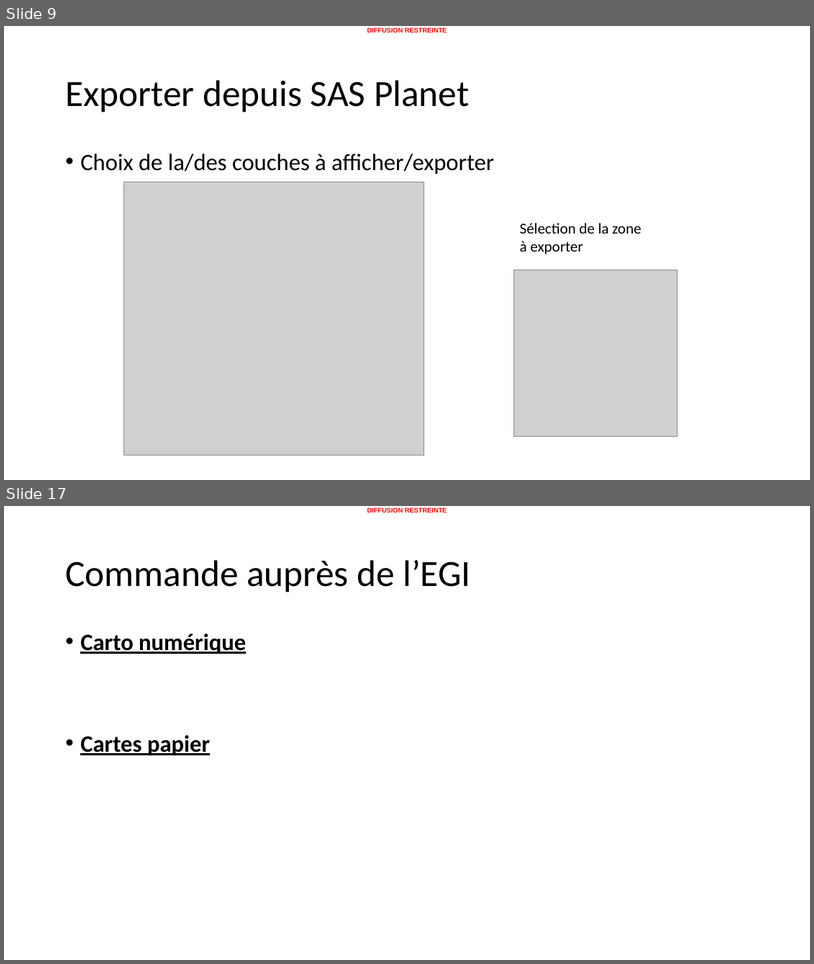
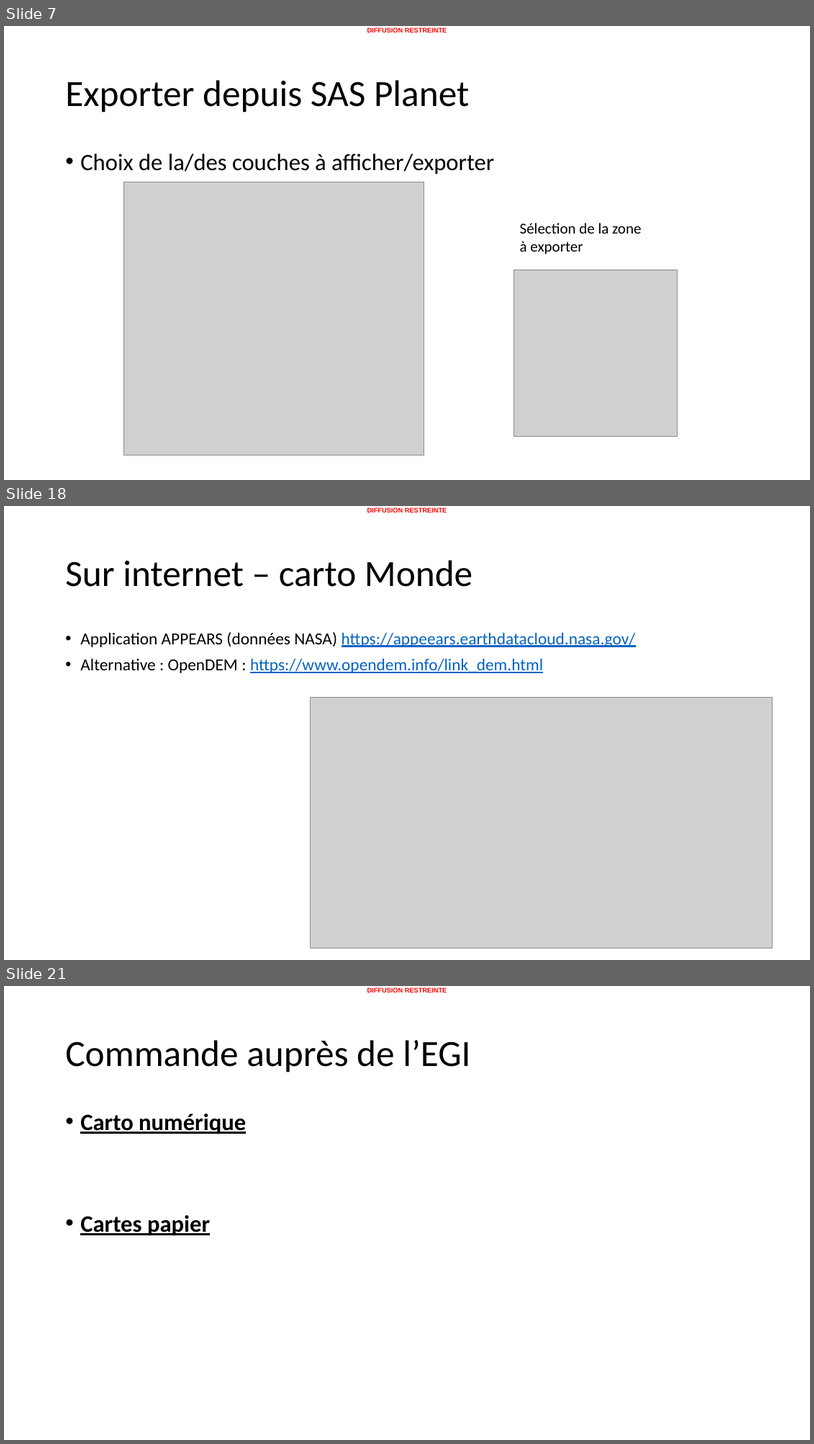
Before and after one commit to 20100dbg/OutilsGeo, a slide deck: cours/Guide - obtenir des cartes.pptx. Shown one above the other, each under a label of ours: slides 9 and 17 before the commit, slides 7, 18 and 21 after it; the slides between them are not shown. The pictures are 814x964 and 814x1444 pixels, drawn with LibreOffice and Linux fonts; fonts in the diff are those of the drawing; grey boxes stand for pictures; background and template pictures are left out. Boxes give left, top, right and bottom in pixels: in the first picture for what was removed or moved away, otherwise in the second. Text is boxed around its words. In the diff, an @@ line names an element or a change of style, - is before the commit and + after.

```diff
--- a/cours/Guide - obtenir des cartes.pptx
+++ b/cours/Guide - obtenir des cartes.pptx
@@ slide 18 added at [4, 506, 810, 960], background #FFFFFF; not listed: 1 template element that a slide beside it also shows @@
@@ title added at [65, 560, 473, 587], 44 pt, text #000000 @@
+Sur internet – carto Monde
@@ text added at [80, 632, 636, 673], 20 pt, text #0563C1, underline @@
+• Application APPEARS (données NASA) https://appeears.earthdatacloud.nasa.gov/
+• Alternative : OpenDEM : https://www.opendem.info/link_dem.html
@@ picture added at [310, 698, 773, 948] @@
@@ what was slide 9 is now slide 7 @@
@@ what was slide 17 is now slide 21 @@
```
Also in this commit, not shown: 8 slides changed, 9 other slides added, 6 slides removed, 1 other file.
